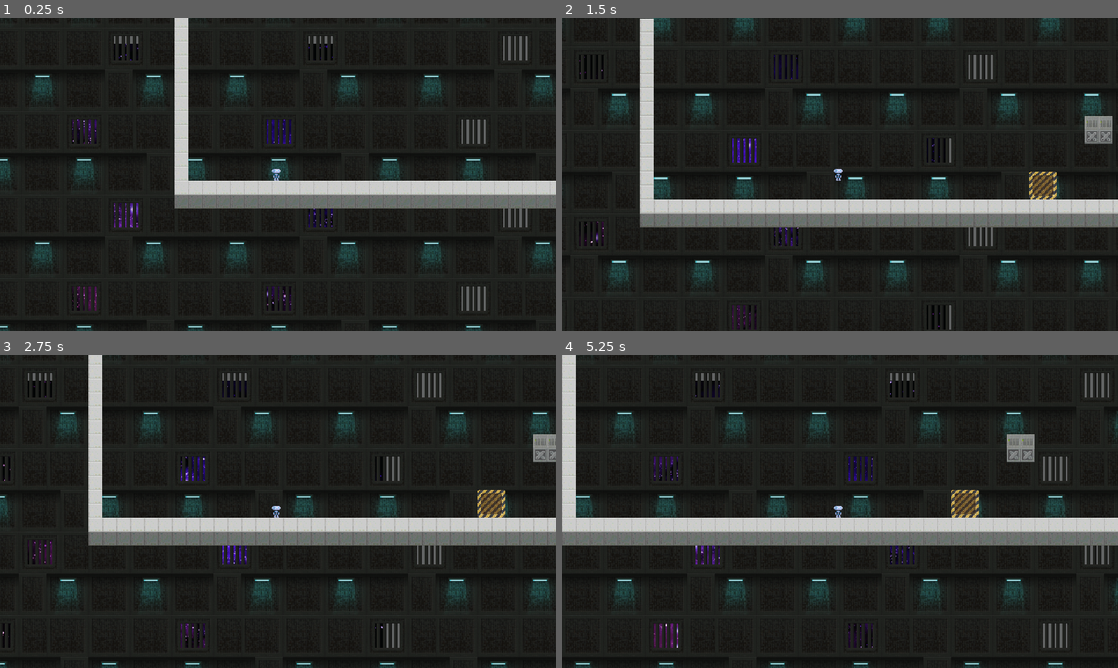
Above: before the commit, frames 1-4 (two rows, left to right).
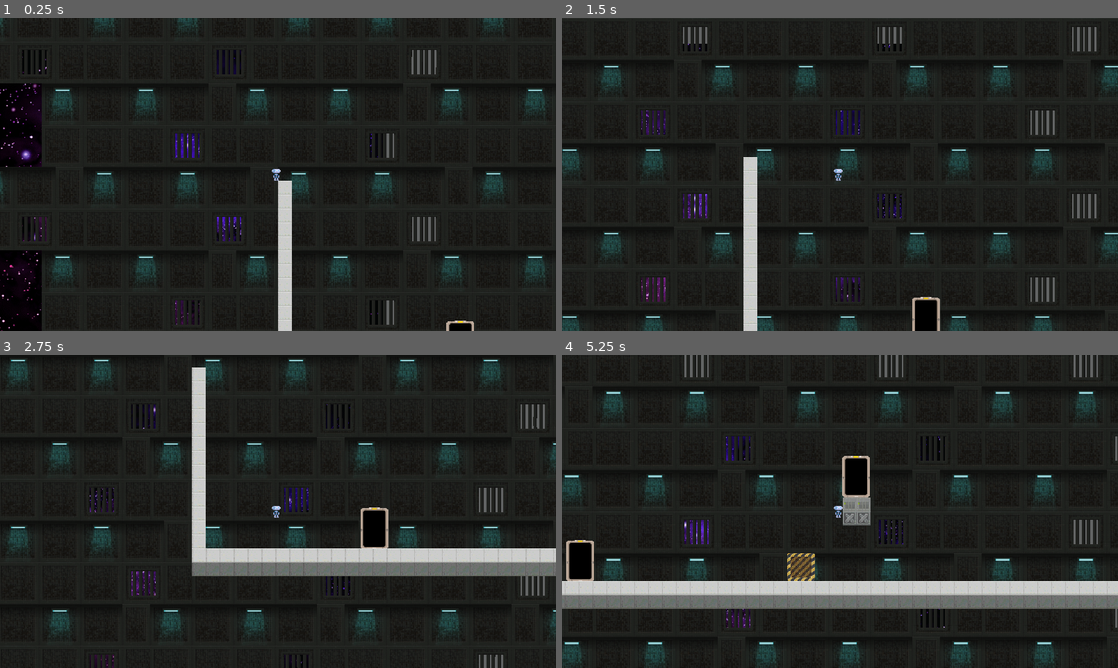
Above: after the commit, the same moments.

Repository: KateNol/StartProjektSemester1
Game: Godot game, scene res://src/Scenes/Game.tscn
Two runs of this game, one before a commit and one after it. Both use one fixed random seed, a clock stepped at 60 frames per second and the inputs below. Before the commit the project starts from res://src/levels/Map.tscn.
Inputs:
- Up to frame 1 (0.25 s): no input
- Up to frame 2 (1.5 s): tap Enter at 0.5 s; hold D (move_right) from 0.53 s (still down); tap P (change_fps) at 0.6 s; tap W (jump) at 0.77, 0.8, 1.07, 1.35 s
- Up to frame 3 (2.75 s): tap W (jump) at 1.52, 1.82, 2.3 s; tap P (change_fps) at 1.55, 2.1 s; release D (move_right) at 2.03 s; hold A (move_left) from 2.03 s (still down)
- Up to frame 4 (5.25 s): release A (move_left) at 2.78 s; hold D (move_right) 2.78-4.28 s; tap P (change_fps) at 2.85, 4.35, 5.1 s; tap W (jump) at 3.02, 3.32, 3.6, 3.77, 4.07, 4.52, 4.82 s; hold A (move_left) 4.28-5.03 s; hold D (move_right) from 5.03 s (still down)

The runs differ from the first frame. In frame 1, 19% of the frame differs, in the area x 0-100%, y 0-100%; in frame 2, 20%; in frame 3, 24%; in frame 4, 29%.

Commit message:
leveltransition

Diff:
--- a/Door.tscn
+++ /dev/null
@@ -1,28 +0,0 @@
-[gd_scene load_steps=4 format=2]
-
-[ext_resource path="res://assets/FreeSciFiPlatformTileSet/png/Objects/DoorOpenResized.png" type="Texture" id=1]
-
-[sub_resource type="GDScript" id=1]
-script/source = "extends Node2D
-
-func _ready():
-	pass
-
-func _physics_process(delta):
-	"
-
-[sub_resource type="RectangleShape2D" id=2]
-extents = Vector2( 19.9003, 3.38207 )
-
-[node name="Node2D" type="Node2D"]
-script = SubResource( 1 )
-
-[node name="Sprite" type="Sprite" parent="."]
-position = Vector2( 0, -48 )
-texture = ExtResource( 1 )
-
-[node name="Area2D" type="Area2D" parent="Sprite"]
-
-[node name="CollisionShape2D" type="CollisionShape2D" parent="Sprite/Area2D"]
-position = Vector2( 0, 44 )
-shape = SubResource( 2 )
--- a/project.godot
+++ b/project.godot
@@ -11,8 +11,12 @@
 [application]
 
 config/name="startprojektteamgeist"
-run/main_scene="res://src/levels/Map.tscn"
+run/main_scene="res://src/Scenes/Game.tscn"
 config/icon="res://icon.png"
+
+[autoload]
+
+G="*res://src/Scripts/Global.gd"
 
 [display]
 
--- /dev/null
+++ b/src/Scenes/Door.tscn
@@ -0,0 +1,41 @@
+[gd_scene load_steps=4 format=2]
+
+[ext_resource path="res://assets/FreeSciFiPlatformTileSet/png/Objects/DoorOpenResized.png" type="Texture" id=1]
+
+[sub_resource type="GDScript" id=1]
+script/source = "extends Node2D
+
+signal enter_door
+
+export(int) var level_number
+export(String) var door_name
+
+onready var area = $Area2D
+
+func _ready():
+	pass
+
+func _physics_process(delta):
+	for body in area.get_overlapping_bodies():
+		if body.name == \"Player\" and Input.is_action_just_pressed(\"jump\"):
+			G.next_level_door = door_name
+			G.next_level_number = level_number
+			emit_signal(\"enter_door\")
+"
+
+[sub_resource type="RectangleShape2D" id=2]
+extents = Vector2( 22.71, 7.42306 )
+
+[node name="Door" type="Node2D"]
+script = SubResource( 1 )
+
+[node name="Sprite" type="Sprite" parent="."]
+position = Vector2( 0, -48 )
+texture = ExtResource( 1 )
+
+[node name="Area2D" type="Area2D" parent="."]
+position = Vector2( 0, -48 )
+
+[node name="CollisionShape2D" type="CollisionShape2D" parent="Area2D"]
+position = Vector2( 0, 40.4262 )
+shape = SubResource( 2 )
--- /dev/null
+++ b/src/Scenes/Game.tscn
@@ -0,0 +1,49 @@
+[gd_scene load_steps=2 format=2]
+
+[sub_resource type="GDScript" id=1]
+script/source = "extends Node2D
+
+onready var in_game = $InGame
+onready var camera = $Camera2D
+var player = null
+
+var level = null
+
+func _ready():
+	add_level()
+	connect_to_doors()
+	check_for_door()
+	put_camera_on_player()
+	pass
+
+func add_level():
+	level = load(str(\"res://src/Scenes/Levels/Level\" , G.next_level_number , \".tscn\")).instance()
+	in_game.add_child(level)
+
+	player = level.find_node(\"Player\")
+
+func put_camera_on_player():
+	remove_child(camera)
+	player.add_child(camera)
+
+func connect_to_doors():
+	for child in level.find_node(\"Objects\").get_children():
+		if child.name.begins_with(\"Door\"):
+			child.connect(\"enter_door\", self, \"_on_enter_door\")
+
+func _on_enter_door():
+	get_tree().reload_current_scene()
+
+func check_for_door():
+	if G.next_level_door != null:
+		var door = level.find_node(G.next_level_door)
+		player.position = door.position
+		G.next_level_door = null"
+
+[node name="Game" type="Node2D"]
+script = SubResource( 1 )
+
+[node name="InGame" type="Node2D" parent="."]
+
+[node name="Camera2D" type="Camera2D" parent="."]
+current = true
--- a/src/levels/Map.tscn
+++ b/src/Scenes/Levels/Level1.tscn
@@ -1,9 +1,9 @@
-[gd_scene load_steps=17 format=2]
-
-[ext_resource path="res://assets/tilesets/main_scifi_tileset.png" type="Texture" id=1]
-[ext_resource path="res://src/actors/Player.tscn" type="PackedScene" id=2]
-[ext_resource path="res://src/levels/Map.gd" type="Script" id=3]
-[ext_resource path="res://assets/tilesets/png-transparent-nebula-atmosphere-sky-nebula-space-astronomy-space-miscellaneous-purple-texture.png" type="Texture" id=4]
+[gd_scene load_steps=29 format=2]
+
+[ext_resource path="res://src/actors/Player.tscn" type="PackedScene" id=1]
+[ext_resource path="res://assets/tilesets/png-transparent-nebula-atmosphere-sky-nebula-space-astronomy-space-miscellaneous-purple-texture.png" type="Texture" id=2]
+[ext_resource path="res://assets/tilesets/main_scifi_tileset.png" type="Texture" id=3]
+[ext_resource path="res://src/Scenes/Door.tscn" type="PackedScene" id=4]
 
 [sub_resource type="ConvexPolygonShape2D" id=1]
 points = PoolVector2Array( 0, 0, 32, 0, 32, 32, 0, 32 )
@@ -313,15 +313,322 @@
 13/shapes = [  ]
 13/z_index = 0
 
-[node name="Game" type="Node2D"]
-script = ExtResource( 3 )
+[sub_resource type="ConvexPolygonShape2D" id=13]
+points = PoolVector2Array( 0, 0, 32, 0, 32, 32, 0, 32 )
+
+[sub_resource type="ConvexPolygonShape2D" id=14]
+points = PoolVector2Array( 0, 0, 32, 0, 32, 32, 0, 32 )
+
+[sub_resource type="ConvexPolygonShape2D" id=15]
+points = PoolVector2Array( 0, 0, 32, 0, 32, 32, 0, 32 )
+
+[sub_resource type="ConvexPolygonShape2D" id=16]
+points = PoolVector2Array( 96, 96, 0, 96, 0, 0, 96, 0 )
+
+[sub_resource type="ConvexPolygonShape2D" id=17]
+points = PoolVector2Array( 96, 96, 0, 96, 0, 0, 96, 0 )
+
+[sub_resource type="ConvexPolygonShape2D" id=18]
+points = PoolVector2Array( 96, 96, 0, 96, 0, 0, 96, 0 )
+
+[sub_resource type="ConvexPolygonShape2D" id=19]
+points = PoolVector2Array( 96, 96, 0, 96, 0, 0, 96, 0 )
+
+[sub_resource type="ConvexPolygonShape2D" id=20]
+points = PoolVector2Array( 64, 64, 0, 64, 0, 0, 64, 0 )
+
+[sub_resource type="ConvexPolygonShape2D" id=21]
+points = PoolVector2Array( 64, 64, 0, 64, 0, 0, 64, 0 )
+
+[sub_resource type="ConvexPolygonShape2D" id=22]
+points = PoolVector2Array( 64, 64, 0, 64, 0, 0, 64, 0 )
+
+[sub_resource type="ConvexPolygonShape2D" id=23]
+points = PoolVector2Array( 0, 0, 32, 0, 32, 32, 0, 32 )
+
+[sub_resource type="TileSet" id=24]
+0/name = "main_scifi_tileset.png 0"
+0/texture = ExtResource( 3 )
+0/tex_offset = Vector2( 0, 0 )
+0/modulate = Color( 1, 1, 1, 1 )
+0/region = Rect2( 0, 512, 448, 192 )
+0/tile_mode = 0
+0/occluder_offset = Vector2( 0, 0 )
+0/navigation_offset = Vector2( 0, 0 )
+0/shape_offset = Vector2( 0, 0 )
+0/shape_transform = Transform2D( 1, 0, 0, 1, 0, 0 )
+0/shape_one_way = false
+0/shape_one_way_margin = 0.0
+0/shapes = [  ]
+0/z_index = 0
+1/name = "main_scifi_tileset.png 1"
+1/texture = ExtResource( 3 )
+1/tex_offset = Vector2( 0, 0 )
+1/modulate = Color( 1, 1, 1, 1 )
+1/region = Rect2( 0, 416, 32, 32 )
+1/tile_mode = 0
+1/occluder_offset = Vector2( 0, 0 )
+1/navigation_offset = Vector2( 0, 0 )
+1/shape_offset = Vector2( 0, 0 )
+1/shape_transform = Transform2D( 1, 0, 0, 1, 0, 0 )
+1/shape = SubResource( 13 )
+1/shape_one_way = false
+1/shape_one_way_margin = 1.0
+1/shapes = [ {
+"autotile_coord": Vector2( 0, 0 ),
+"one_way": false,
+"one_way_margin": 1.0,
+"shape": SubResource( 13 ),
+"shape_transform": Transform2D( 1, 0, 0, 1, 0, 0 )
+} ]
+1/z_index = 0
+2/name = "main_scifi_tileset.png 2"
+2/texture = ExtResource( 3 )
+2/tex_offset = Vector2( 0, 0 )
+2/modulate = Color( 1, 1, 1, 1 )
+2/region = Rect2( 576, 256, 96, 96 )
+2/tile_mode = 0
+2/occluder_offset = Vector2( 0, 0 )
+2/navigation_offset = Vector2( 0, 0 )
+2/shape_offset = Vector2( 0, 0 )
+2/shape_transform = Transform2D( 1, 0, 0, 1, 0, 0 )
+2/shape = SubResource( 16 )
+2/shape_one_way = false
+2/shape_one_way_margin = 1.0
+2/shapes = [ {
+"autotile_coord": Vector2( 0, 0 ),
+"one_way": false,
+"one_way_margin": 1.0,
+"shape": SubResource( 16 ),
+"shape_transform": Transform2D( 1, 0, 0, 1, 0, 0 )
+} ]
+2/z_index = 0
+3/name = "main_scifi_tileset.png 3"
+3/texture = ExtResource( 3 )
+3/tex_offset = Vector2( 0, 0 )
+3/modulate = Color( 1, 1, 1, 1 )
+3/region = Rect2( 576, 160, 96, 96 )
+3/tile_mode = 0
+3/occluder_offset = Vector2( 0, 0 )
+3/navigation_offset = Vector2( 0, 0 )
+3/shape_offset = Vector2( 0, 0 )
+3/shape_transform = Transform2D( 1, 0, 0, 1, 0, 0 )
+3/shape = SubResource( 17 )
+3/shape_one_way = false
+3/shape_one_way_margin = 1.0
+3/shapes = [ {
+"autotile_coord": Vector2( 0, 0 ),
+"one_way": false,
+"one_way_margin": 1.0,
+"shape": SubResource( 17 ),
+"shape_transform": Transform2D( 1, 0, 0, 1, 0, 0 )
+} ]
+3/z_index = 0
+4/name = "main_scifi_tileset.png 4"
+4/texture = ExtResource( 3 )
+4/tex_offset = Vector2( 0, 0 )
+4/modulate = Color( 1, 1, 1, 1 )
+4/region = Rect2( 480, 160, 96, 96 )
+4/tile_mode = 0
+4/occluder_offset = Vector2( 0, 0 )
+4/navigation_offset = Vector2( 0, 0 )
+4/shape_offset = Vector2( 0, 0 )
+4/shape_transform = Transform2D( 1, 0, 0, 1, 0, 0 )
+4/shape = SubResource( 18 )
+4/shape_one_way = false
+4/shape_one_way_margin = 1.0
+4/shapes = [ {
+"autotile_coord": Vector2( 0, 0 ),
+"one_way": false,
+"one_way_margin": 1.0,
+"shape": SubResource( 18 ),
+"shape_transform": Transform2D( 1, 0, 0, 1, 0, 0 )
+} ]
+4/z_index = 0
+5/name = "main_scifi_tileset.png 5"
+5/texture = ExtResource( 3 )
+5/tex_offset = Vector2( 0, 0 )
+5/modulate = Color( 1, 1, 1, 1 )
+5/region = Rect2( 384, 160, 96, 96 )
+5/tile_mode = 0
+5/occluder_offset = Vector2( 0, 0 )
+5/navigation_offset = Vector2( 0, 0 )
+5/shape_offset = Vector2( 0, 0 )
+5/shape_transform = Transform2D( 1, 0, 0, 1, 0, 0 )
+5/shape = SubResource( 19 )
+5/shape_one_way = false
+5/shape_one_way_margin = 1.0
+5/shapes = [ {
+"autotile_coord": Vector2( 0, 0 ),
+"one_way": false,
+"one_way_margin": 1.0,
+"shape": SubResource( 19 ),
+"shape_transform": Transform2D( 1, 0, 0, 1, 0, 0 )
+} ]
+5/z_index = 0
+6/name = "main_scifi_tileset.png 6"
+6/texture = ExtResource( 3 )
+6/tex_offset = Vector2( 0, 0 )
+6/modulate = Color( 1, 1, 1, 1 )
+6/region = Rect2( 160, 128, 64, 64 )
+6/tile_mode = 0
+6/occluder_offset = Vector2( 0, 0 )
+6/navigation_offset = Vector2( 0, 0 )
+6/shape_offset = Vector2( 0, 0 )
+6/shape_transform = Transform2D( 1, 0, 0, 1, 0, 0 )
+6/shape = SubResource( 20 )
+6/shape_one_way = false
+6/shape_one_way_margin = 1.0
+6/shapes = [ {
+"autotile_coord": Vector2( 0, 0 ),
+"one_way": false,
+"one_way_margin": 1.0,
+"shape": SubResource( 20 ),
+"shape_transform": Transform2D( 1, 0, 0, 1, 0, 0 )
+} ]
+6/z_index = 0
+7/name = "main_scifi_tileset.png 7"
+7/texture = ExtResource( 3 )
+7/tex_offset = Vector2( 0, 0 )
+7/modulate = Color( 1, 1, 1, 1 )
+7/region = Rect2( 0, 64, 64, 64 )
+7/tile_mode = 0
+7/occluder_offset = Vector2( 0, 0 )
+7/navigation_offset = Vector2( 0, 0 )
+7/shape_offset = Vector2( 0, 0 )
+7/shape_transform = Transform2D( 1, 0, 0, 1, 0, 0 )
+7/shape = SubResource( 21 )
+7/shape_one_way = false
+7/shape_one_way_margin = 1.0
+7/shapes = [ {
+"autotile_coord": Vector2( 0, 0 ),
+"one_way": false,
+"one_way_margin": 1.0,
+"shape": SubResource( 21 ),
+"shape_transform": Transform2D( 1, 0, 0, 1, 0, 0 )
+} ]
+7/z_index = 0
+8/name = "main_scifi_tileset.png 8"
+8/texture = ExtResource( 3 )
+8/tex_offset = Vector2( 0, 0 )
+8/modulate = Color( 1, 1, 1, 1 )
+8/region = Rect2( 0, 128, 64, 64 )
+8/tile_mode = 0
+8/occluder_offset = Vector2( 0, 0 )
+8/navigation_offset = Vector2( 0, 0 )
+8/shape_offset = Vector2( 0, 0 )
+8/shape_transform = Transform2D( 1, 0, 0, 1, 0, 0 )
+8/shape = SubResource( 22 )
+8/shape_one_way = false
+8/shape_one_way_margin = 1.0
+8/shapes = [ {
+"autotile_coord": Vector2( 0, 0 ),
+"one_way": false,
+"one_way_margin": 1.0,
+"shape": SubResource( 22 ),
+"shape_transform": Transform2D( 1, 0, 0, 1, 0, 0 )
+} ]
+8/z_index = 0
+9/name = "main_scifi_tileset.png 9"
+9/texture = ExtResource( 3 )
+9/tex_offset = Vector2( 0, 0 )
+9/modulate = Color( 1, 1, 1, 1 )
+9/region = Rect2( 64, 128, 32, 32 )
+9/tile_mode = 0
+9/occluder_offset = Vector2( 0, 0 )
+9/navigation_offset = Vector2( 0, 0 )
+9/shape_offset = Vector2( 0, 0 )
+9/shape_transform = Transform2D( 1, 0, 0, 1, 0, 0 )
+9/shape = SubResource( 23 )
+9/shape_one_way = false
+9/shape_one_way_margin = 1.0
+9/shapes = [ {
+"autotile_coord": Vector2( 0, 0 ),
+"one_way": false,
+"one_way_margin": 1.0,
+"shape": SubResource( 23 ),
+"shape_transform": Transform2D( 1, 0, 0, 1, 0, 0 )
+} ]
+9/z_index = 0
+10/name = "main_scifi_tileset.png 10"
+10/texture = ExtResource( 3 )
+10/tex_offset = Vector2( 0, 0 )
+10/modulate = Color( 1, 1, 1, 1 )
+10/region = Rect2( 96, 160, 32, 32 )
+10/tile_mode = 0
+10/occluder_offset = Vector2( 0, 0 )
+10/navigation_offset = Vector2( 0, 0 )
+10/shape_offset = Vector2( 0, 0 )
+10/shape_transform = Transform2D( 1, 0, 0, 1, 0, 0 )
+10/shape = SubResource( 14 )
+10/shape_one_way = false
+10/shape_one_way_margin = 1.0
+10/shapes = [ {
+"autotile_coord": Vector2( 0, 0 ),
+"one_way": false,
+"one_way_margin": 1.0,
+"shape": SubResource( 14 ),
+"shape_transform": Transform2D( 1, 0, 0, 1, 0, 0 )
+} ]
+10/z_index = 0
+11/name = "main_scifi_tileset.png 11"
+11/texture = ExtResource( 3 )
+11/tex_offset = Vector2( 0, 0 )
+11/modulate = Color( 1, 1, 1, 1 )
+11/region = Rect2( 64, 160, 32, 32 )
+11/tile_mode = 0
+11/occluder_offset = Vector2( 0, 0 )
+11/navigation_offset = Vector2( 0, 0 )
+11/shape_offset = Vector2( 0, 0 )
+11/shape_transform = Transform2D( 1, 0, 0, 1, 0, 0 )
+11/shape = SubResource( 15 )
+11/shape_one_way = false
+11/shape_one_way_margin = 1.0
+11/shapes = [ {
+"autotile_coord": Vector2( 0, 0 ),
+"one_way": false,
+"one_way_margin": 1.0,
+"shape": SubResource( 15 ),
+"shape_transform": Transform2D( 1, 0, 0, 1, 0, 0 )
+} ]
+11/z_index = 0
+12/name = "main_scifi_tileset.png 12"
+12/texture = ExtResource( 3 )
+12/tex_offset = Vector2( 0, 0 )
+12/modulate = Color( 1, 1, 1, 1 )
+12/region = Rect2( 864, 384, 32, 32 )
+12/tile_mode = 0
+12/occluder_offset = Vector2( 0, 0 )
+12/navigation_offset = Vector2( 0, 0 )
+12/shape_offset = Vector2( 0, 0 )
+12/shape_transform = Transform2D( 1, 0, 0, 1, 0, 0 )
+12/shape_one_way = false
+12/shape_one_way_margin = 0.0
+12/shapes = [  ]
+12/z_index = 0
+13/name = "main_scifi_tileset.png 13"
+13/texture = ExtResource( 3 )
+13/tex_offset = Vector2( 0, 0 )
+13/modulate = Color( 1, 1, 1, 1 )
+13/region = Rect2( 448, 448, 128, 128 )
+13/tile_mode = 0
+13/occluder_offset = Vector2( 0, 0 )
+13/navigation_offset = Vector2( 0, 0 )
+13/shape_offset = Vector2( 0, 0 )
+13/shape_transform = Transform2D( 1, 0, 0, 1, 0, 0 )
+13/shape_one_way = false
+13/shape_one_way_margin = 0.0
+13/shapes = [  ]
+13/z_index = 0
+
+[node name="Level1" type="Node2D"]
 
 [node name="ParallaxBackground" type="ParallaxBackground" parent="."]
 
 [node name="BackGroundPNG" type="Sprite" parent="ParallaxBackground"]
 position = Vector2( 236.281, 431.643 )
 scale = Vector2( 1.41689, 1.43723 )
-texture = ExtResource( 4 )
+texture = ExtResource( 2 )
 
 [node name="BackGround" type="TileMap" parent="."]
 tile_set = SubResource( 12 )
@@ -329,22 +636,25 @@
 format = 1
 tile_data = PoolIntArray( -720924, 0, 0, -720910, 0, 0, -786432, 0, 0, -786418, 0, 0, -786404, 0, 0, -786390, 0, 0, -78 …(1046 unchanged characters)…
 
+[node name="Objects" type="Node2D" parent="."]
+
+[node name="Door" parent="Objects" instance=ExtResource( 4 )]
+position = Vector2( 420, 450 )
+level_number = 1
+door_name = "Door2"
+
+[node name="Door2" parent="Objects" instance=ExtResource( 4 )]
+position = Vector2( 1055, 256 )
+level_number = 1
+door_name = "Door"
+
+[node name="Enemies" type="Node2D" parent="."]
+
+[node name="Player" parent="." instance=ExtResource( 1 )]
+collision_mask = 16
+
 [node name="Level" type="TileMap" parent="."]
-tile_set = SubResource( 12 )
+tile_set = SubResource( 24 )
 cell_size = Vector2( 32, 32 )
 format = 1
 tile_data = PoolIntArray( 65536, 1, 0, 131072, 1, 0, 196608, 1, 0, 262144, 1, 0, 327680, 1, 0, 393216, 1, 0, 458752, 1, …(3700 unchanged characters)…
-
-[node name="KinematicBody2D" parent="." instance=ExtResource( 2 )]
-position = Vector2( 237.858, 434.388 )
-collision_mask = 16
-
-[node name="Label" type="Label" parent="."]
-margin_left = 928.18
-margin_top = 21.0026
-margin_right = 968.18
-margin_bottom = 35.0026
-__meta__ = {
-"_edit_group_": true,
-"_edit_use_anchors_": false
-}
--- /dev/null
+++ b/src/Scripts/Global.gd
@@ -0,0 +1,7 @@
+extends Node
+
+var next_level_door = null
+var next_level_number = 1
+
+func _ready():
+	pass
--- a/src/actors/Player.tscn
+++ b/src/actors/Player.tscn
@@ -15,9 +15,6 @@
 vframes = 2
 frame = 16
 
-[node name="Camera2D" type="Camera2D" parent="."]
-current = true
-
 [node name="CollisionShape2D" type="CollisionShape2D" parent="."]
 position = Vector2( -3.92648, 0.702332 )
 shape = SubResource( 1 )
--- a/src/levels/Map.gd
+++ /dev/null
@@ -1,17 +0,0 @@
-extends Node2D
-
-
-export var target_fps : int = 60
-
-# Called when the node enters the scene tree for the first time.
-func _ready():
-	pass # Replace with function body.
-
-# Called every frame. 'delta' is the elapsed time since the previous frame.
-func _process(delta):
-	$Label.text = str(Engine.get_frames_per_second())
-	Engine.target_fps = target_fps
-	if Input.is_action_just_pressed("change_fps"):
-		target_fps = 30 if target_fps == 60 else 60
-	if Input.is_action_pressed("quit"):
-		get_tree().quit()
Not shown: 14 places in src/Scenes/Levels/Level1.tscn that only renumber resources
